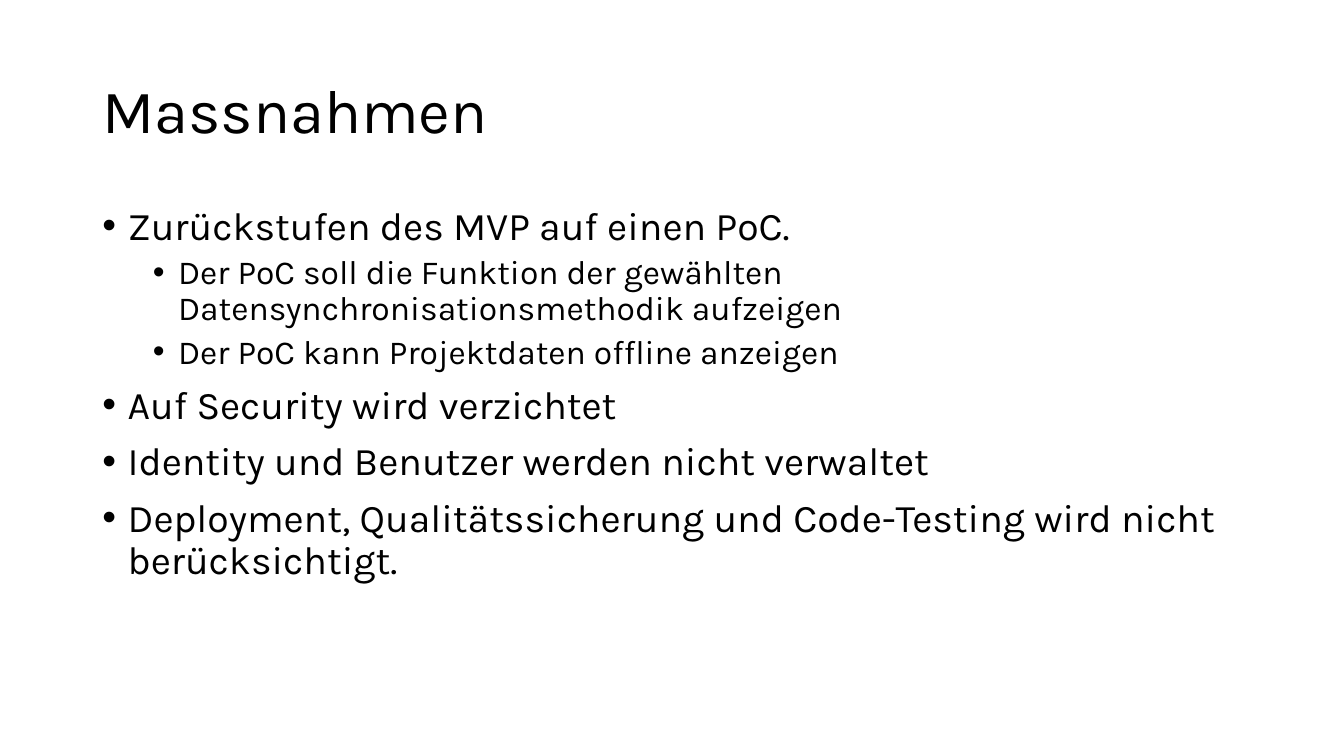
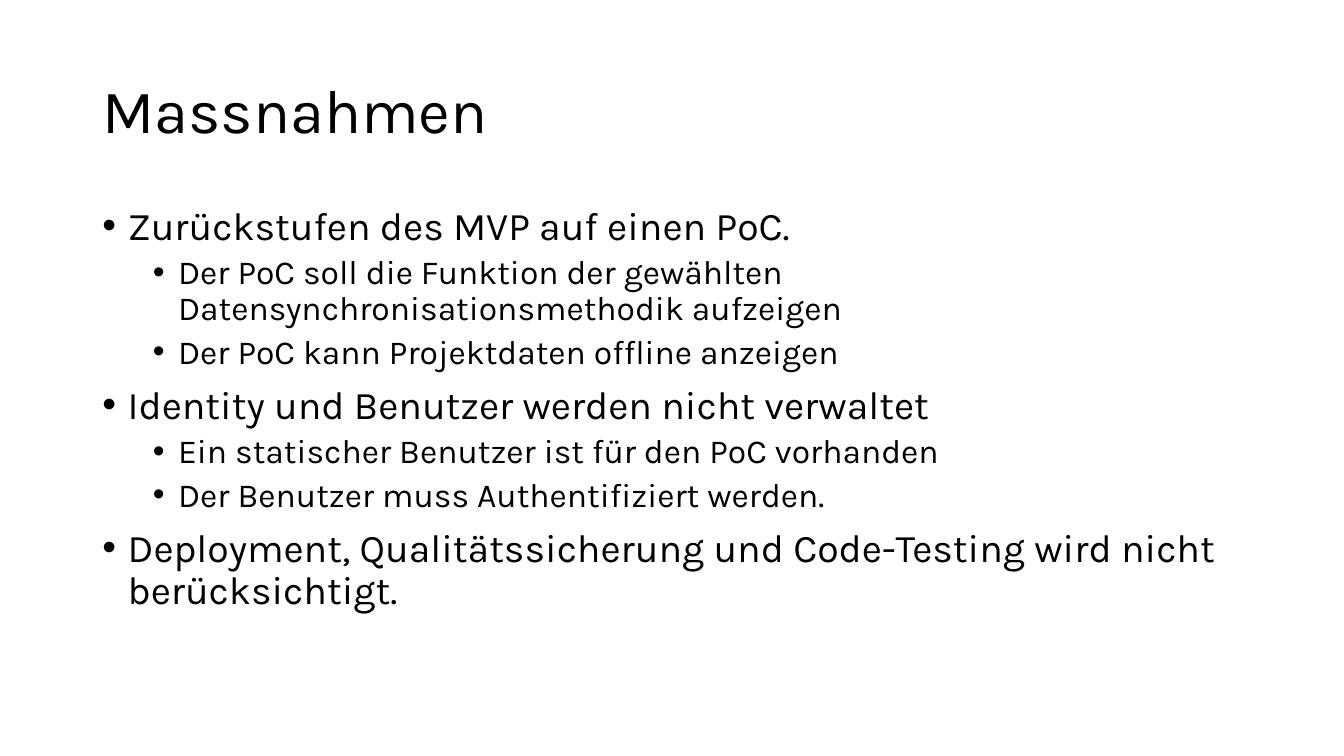
Before and after one commit to zuercheram/Master-Thesis, a slide deck: slide 4 of bericht/Projektstatusbeircht2.pptx. Drawn at 1344x756 pixels with LibreOffice and Linux fonts; fonts in the diff are those of the drawing. Boxes give left, top, right and bottom in pixels: in the first picture for what was removed or moved away, otherwise in the second. Text is boxed around its words. In the diff, an @@ line names an element or a change of style, - is before the commit and + after.

```diff
--- a/bericht/Projektstatusbeircht2.pptx
+++ b/bericht/Projektstatusbeircht2.pptx
@@ text at bbox=[128, 392, 617, 429]: paragraph removed @@
-• Auf Security wird verzichtet
@@ text at bbox=[178, 440, 939, 508]: paragraphs added @@
+  • Ein statischer Benutzer ist für den PoC vorhanden
+  • Der Benutzer muss Authentifiziert werden.
```
Also in this commit, not shown: 1 slide added, 22 other files.
